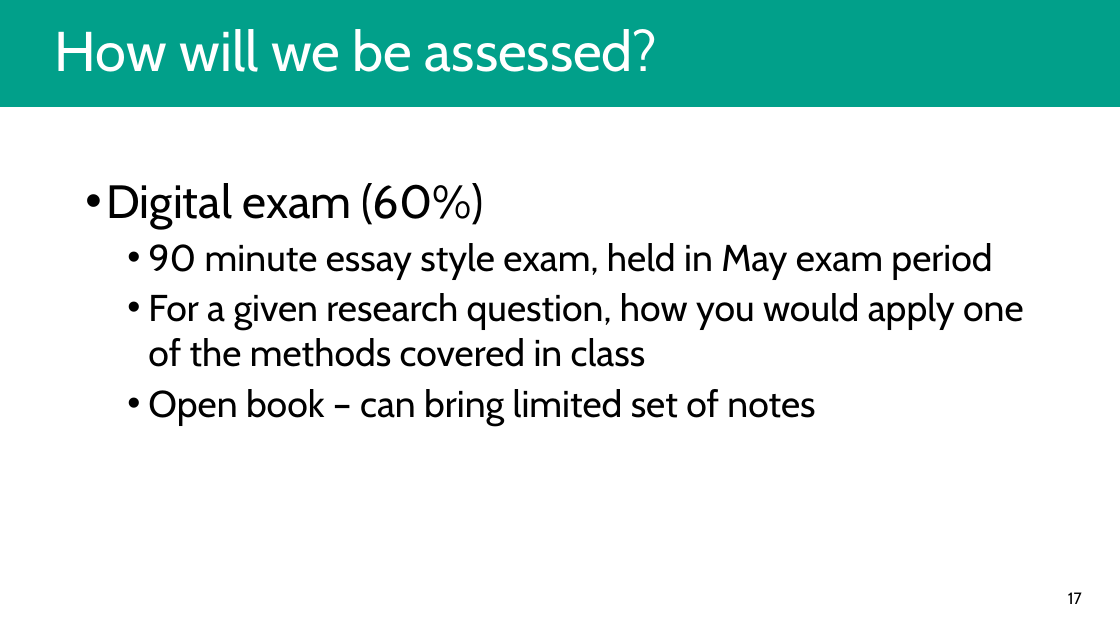
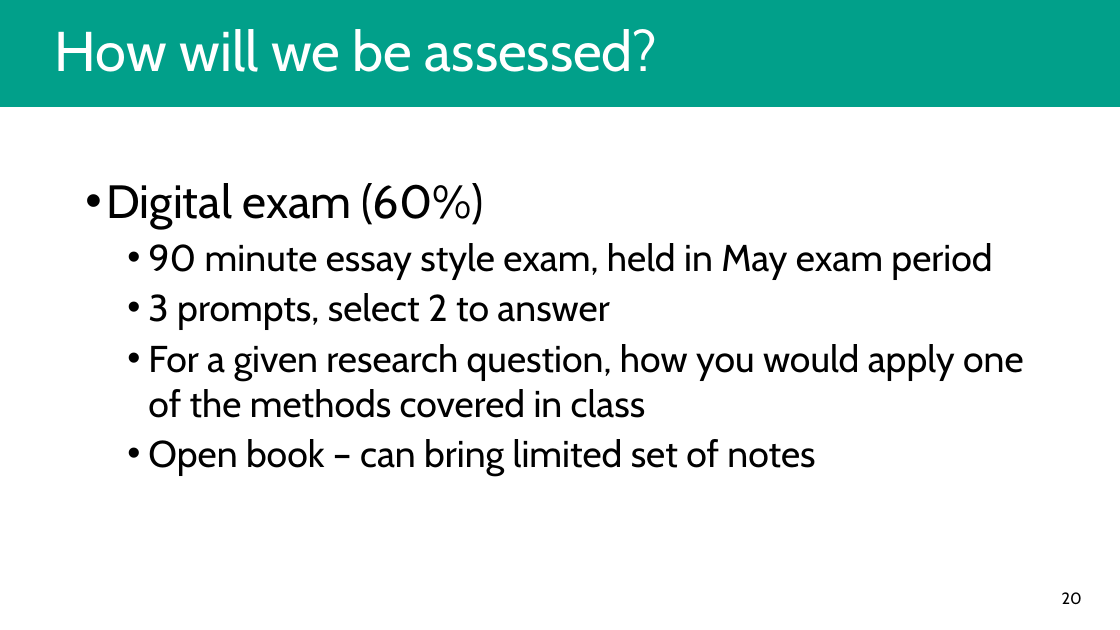
Before and after one commit to bpboyle/pol2017_materials_2026, a slide deck: slide 20 of lecture_slides/POL2017_slides_W01-01_intro.pptx (slide 17 before the commit). Drawn at 1120x630 pixels with LibreOffice and Linux fonts; fonts in the diff are those of the drawing. Boxes give left, top, right and bottom in pixels: in the first picture for what was removed or moved away, otherwise in the second. Text is boxed around its words. In the diff, an @@ line names an element or a change of style, - is before the commit and + after.

```diff
--- a/lecture_slides/POL2017_slides_W01-01_intro.pptx
+++ b/lecture_slides/POL2017_slides_W01-01_intro.pptx
@@ text at box(148, 293, 609, 330): paragraph added @@
+  • 3 prompts, select 2 to answer
@@ page number at box(1062, 592, 1082, 604): text changed @@
-17
+20
```
Also in this commit, not shown: 9 other slides changed, 4 slides added.
